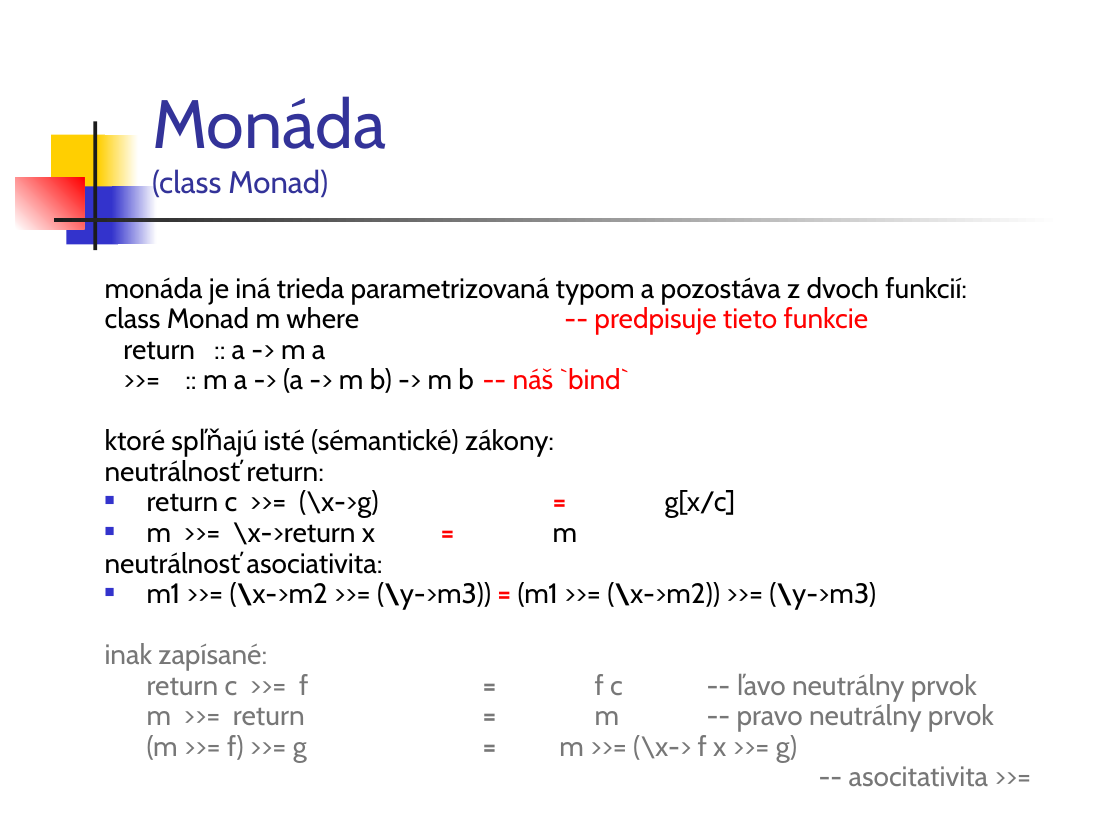
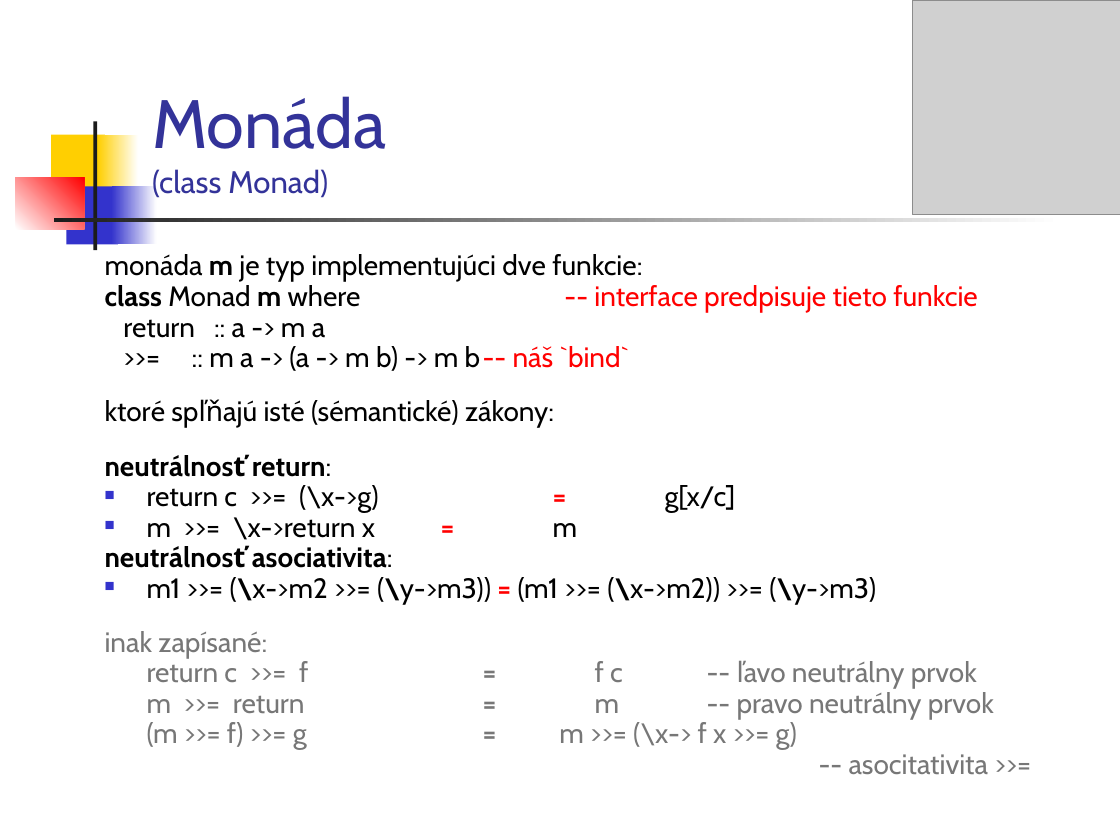
Before and after one commit to Funkcionalne/Prednasky, a slide deck: slide 12 of 11/11_fpro.ppt (slide 10 before the commit). Drawn at 1120x840 pixels with LibreOffice and Linux fonts; fonts in the diff are those of the drawing; grey boxes stand for pictures. Boxes give left, top, right and bottom in pixels: in the first picture for what was removed or moved away, otherwise in the second. Text is boxed around its words. In the diff, an @@ line names an element or a change of style, - is before the commit and + after.

```diff
--- a/11/11_fpro.ppt
+++ b/11/11_fpro.ppt
@@ picture added at box(912, 0, 1120, 215) @@
@@ text "monáda m je typ implementujúci ...": place and size @@
-text "monáda m je typ implementujúci ..." at box(105, 277, 994, 786)
+text "monáda m je typ implementujúci ..." at box(105, 254, 994, 774)
@@ text at box(105, 254, 978, 312): text changed @@
-monáda je iná trieda parametrizovaná typom a pozostáva z dvoch funkcií:
-class Monad m where -- predpisuje tieto funkcie
+monáda m je typ implementujúci dve funkcie:
+class Monad m where -- interface predpisuje tieto funkcie
@@ text at box(252, 458, 387, 568): bold on in "neutrálnosť return:", "neutrálnosť asociativita:" @@
```
Also in this commit, not shown: 23 other slides changed, 2 slides added, 16 slides removed, 3 other files.
